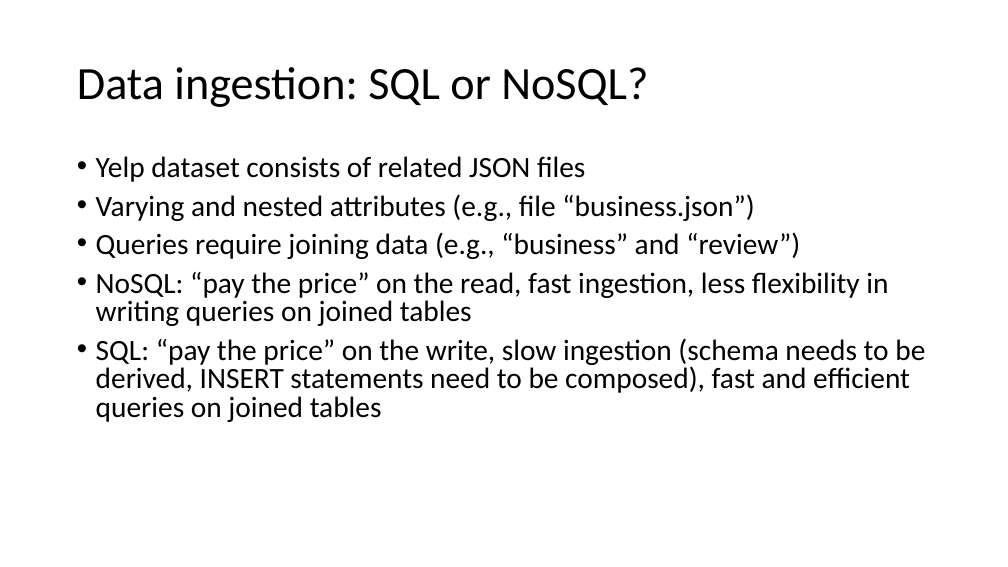
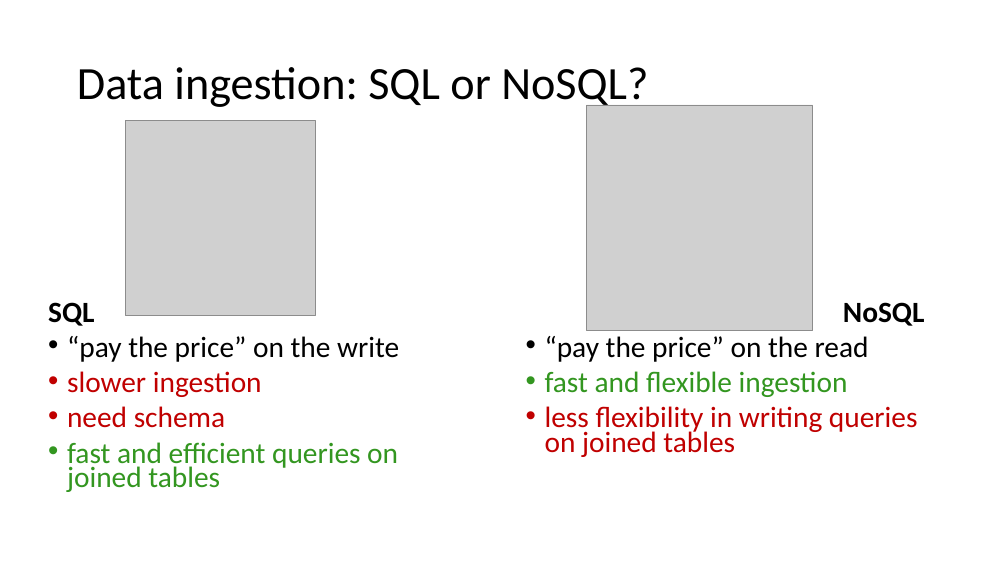
Before and after one commit to stepan-o/lift, a slide deck: slide 8 of presentations/Yelp_dataset_results.pptx. Drawn at 1008x567 pixels with LibreOffice and Linux fonts; fonts in the diff are those of the drawing; grey boxes stand for pictures. Boxes give left, top, right and bottom in pixels: in the first picture for what was removed or moved away, otherwise in the second. Text is boxed around its words. In the diff, an @@ line names an element or a change of style, - is before the commit and + after.

Commit message:
update presentation

```diff
--- a/presentations/Yelp_dataset_results.pptx
+++ b/presentations/Yelp_dataset_results.pptx
@@ picture added at <box>587,105,813,331</box> @@
@@ picture added at <box>126,120,315,316</box> @@
@@ text at <box>48,302,399,492</box>: text changed; text colour #000000 to #339620 @@
-• Yelp dataset consists of related JSON files
-• Varying and nested attributes (e.g., file “business.json”)
-• Queries require joining data (e.g., “business” and “review”)
-• NoSQL: “pay the price” on the read, fast ingestion, less flexibility in writing queries on joined tables
-• SQL: “pay the price” on the write, slow ingestion (schema needs to be derived, INSERT statements need to be composed), fast and efficient queries on joined tables
+SQL
+• “pay the price” on the write
+• slower ingestion
+• need schema
+• fast and efficient queries on joined tables
@@ text added at <box>545,302,925,457</box>, 28 pt, text #C00000 @@
+NoSQL
+• “pay the price” on the read
+• fast and flexible ingestion
+• less flexibility in writing queries on joined tables
```
Also in this commit, not shown: 2 other slides changed, 4 slides added, 1 slide removed.
